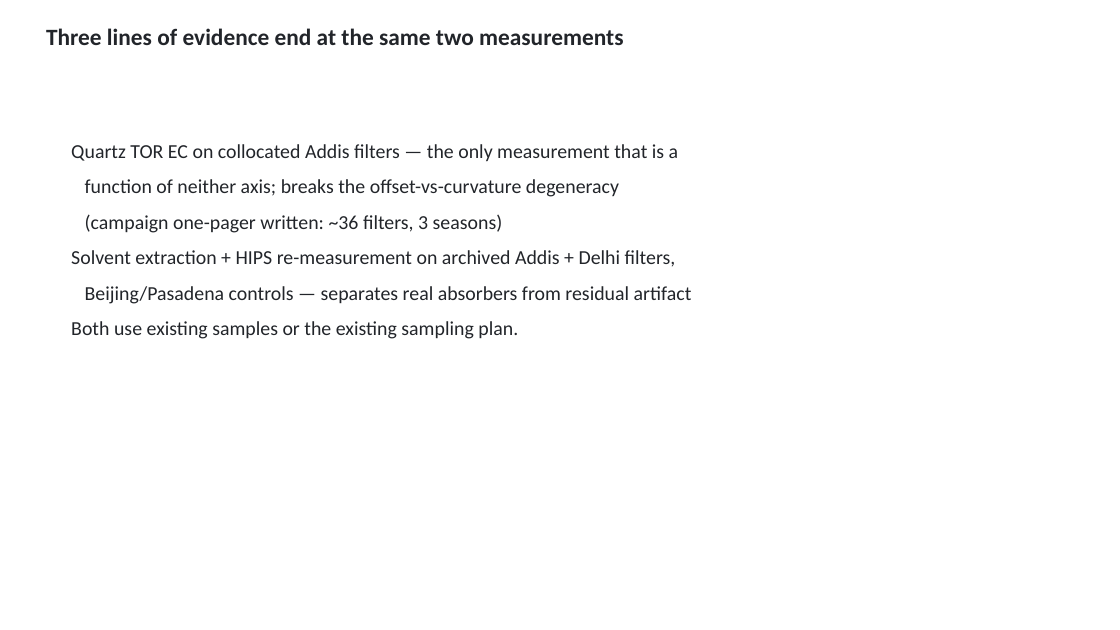
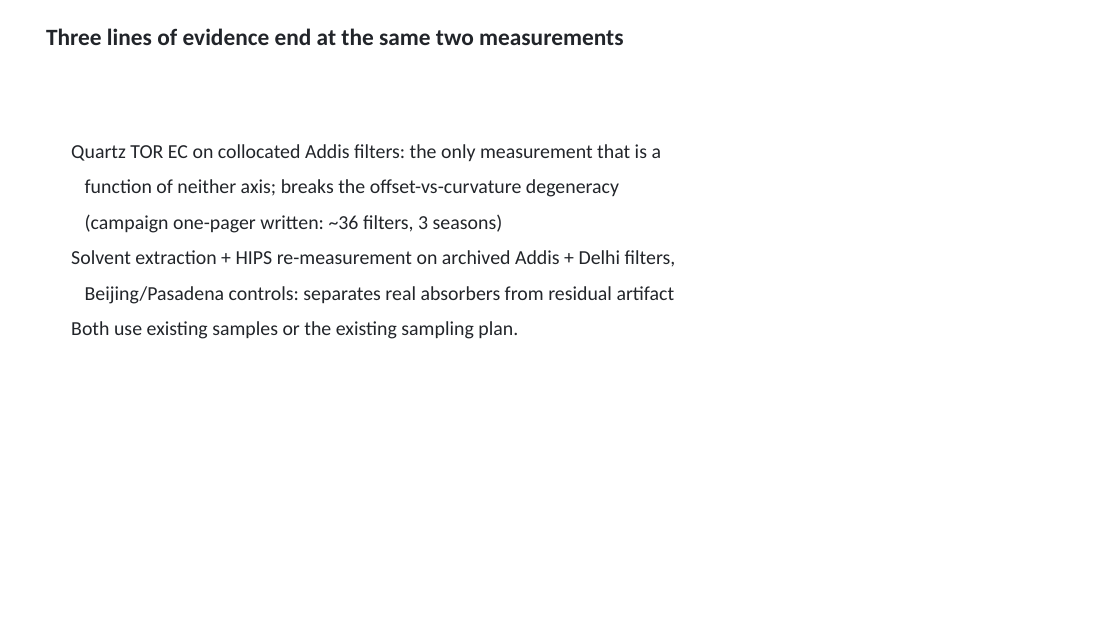
Before and after one commit to ahzs645/aethmodular, a slide deck: slide 29 of deliverables/ftir_group_2026-08-27/ftir_group_2026-08-27.pptx. Drawn at 1120x630 pixels with LibreOffice and Linux fonts; fonts in the diff are those of the drawing. Boxes give left, top, right and bottom in pixels: in the first picture for what was removed or moved away, otherwise in the second. Text is boxed around its words. In the diff, an @@ line names an element or a change of style, - is before the commit and + after.

```diff
--- a/deliverables/ftir_group_2026-08-27/ftir_group_2026-08-27.pptx
+++ b/deliverables/ftir_group_2026-08-27/ftir_group_2026-08-27.pptx
@@ text at [71, 144, 662, 162]: text changed @@
-Quartz TOR EC on collocated Addis filters — the only measurement that is a
+Quartz TOR EC on collocated Addis filters: the only measurement that is a
@@ text at [85, 286, 675, 304]: text changed @@
-Beijing/Pasadena controls — separates real absorbers from residual artifact
+Beijing/Pasadena controls: separates real absorbers from residual artifact
```
Also in this commit, not shown: 22 other slides changed, 3 slides added, 2 slides removed, 6 other files.
